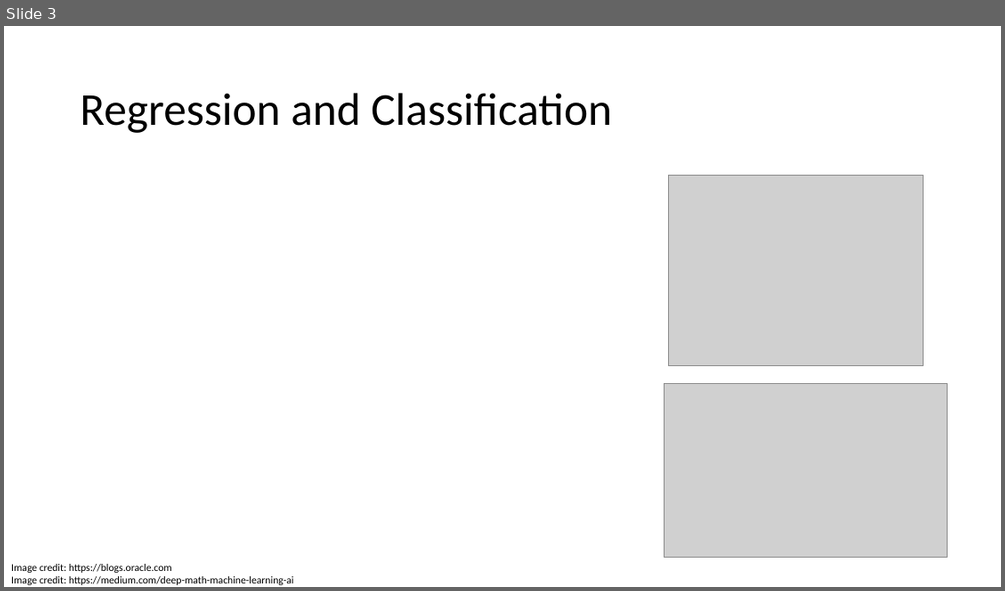
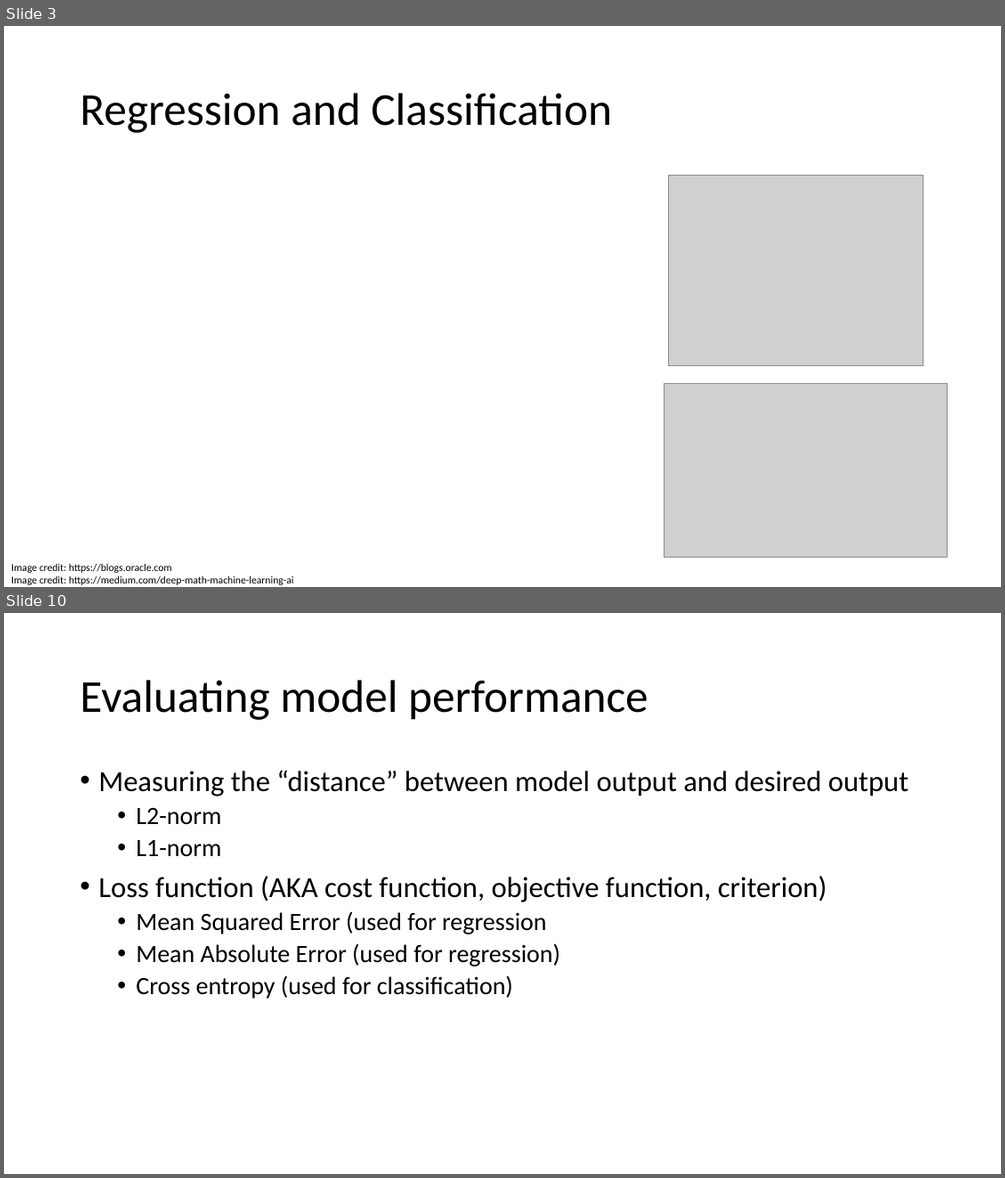
Before and after one commit to fborrasumh/intro, a slide deck: 3 - Model selection/Model selection.pptx. Shown one above the other, each under a label of ours: slide 3 before the commit, slides 3 and 10 after it; the slides between them are not shown. The pictures are 1005x591 and 1005x1178 pixels, drawn with LibreOffice and Linux fonts; fonts in the diff are those of the drawing; grey boxes stand for pictures. Boxes give left, top, right and bottom in pixels: in the first picture for what was removed or moved away, otherwise in the second. Text is boxed around its words. In the diff, an @@ line names an element or a change of style, - is before the commit and + after.

```diff
--- a/3 - Model selection/Model selection.pptx
+++ b/3 - Model selection/Model selection.pptx
@@ slide 10 added at box(4, 613, 1001, 1174), background #FFFFFF @@
@@ title added at box(80, 680, 648, 720), 44 pt, text #000000 @@
+Evaluating model performance
@@ text added at box(98, 770, 908, 998), 24 pt, text #000000 @@
+• Measuring the “distance” between model output and desired output
+  • L2-norm
+  • L1-norm
+• Loss function (AKA cost function, objective function, criterion)
+  • Mean Squared Error (used for regression
+  • Mean Absolute Error (used for regression)
+  • Cross entropy (used for classification)
```
Also in this commit, not shown: 1 slide changed, 17 other slides added, 8 slides removed.
